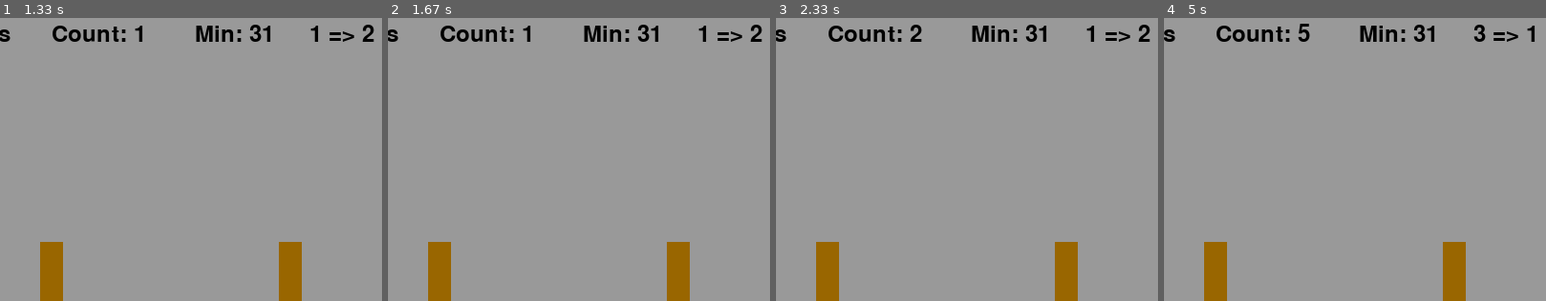
Above: before the commit, frames 1-4 (left to right).
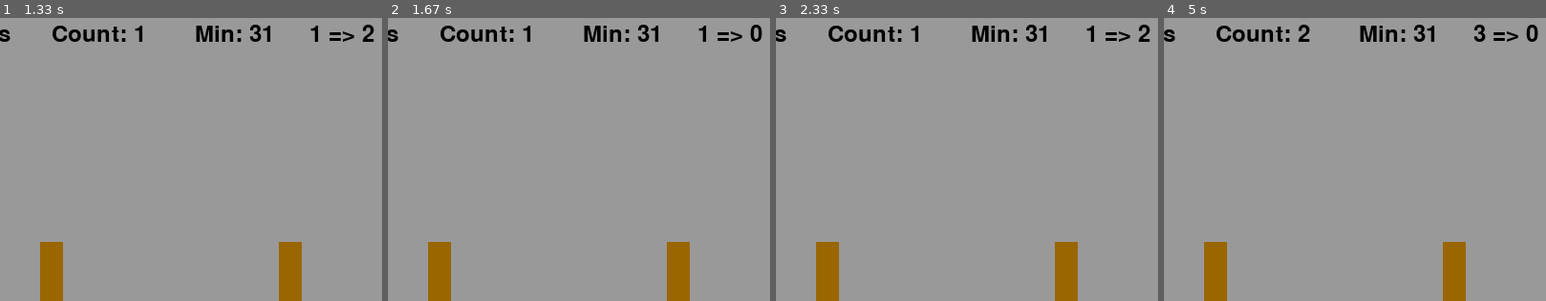
Above: after the commit, the same moments.

Repository: dhrjsfud0522/pygame
Game: pygame game, started from Tower_of_Hanoi.py
The game is run twice, just before and just after one commit, with the same random seed, the same clock (stepped at 60 frames per second) and the same inputs.
Inputs (mouse positions are % of the whole screen's width and height, from its top left):
- Up to frame 1 (1.33 s): hold R 0.33-0.8 s; click (26, 50) at 0.88 s; click (65, 14) at 1.22 s
- Up to frame 2 (1.67 s): click (24, 12) at 1.55 s
- Up to frame 3 (2.33 s): click (45, 76) at 1.88 s; click (88, 88) at 2.22 s
- Up to frame 4 (5 s): click (34, 17) at 2.58 s; click (81, 47) at 3.05 s; click (18, 37) at 3.38 s; click (72, 25) at 3.72 s; click (21, 43) at 4.05 s; click (28, 41) at 4.38 s; click (71, 36) at 4.72 s
The pictures show only the part of the screen within x 12-62%, y 0-50%; the shares and areas given below are measured in that part.

Frame 1 is identical in both runs. In frame 2, less than 0.1% of the frame differs, in the area x 94-98%, y 2-9%; in frame 3, 0.1%; in frame 4, 0.3%, in the area x 35-98%, y 2-9%.

Commit message:
와 살아있는 효원이다

Diff:
--- a/Tower_of_Hanoi.py
+++ b/Tower_of_Hanoi.py
@@ -9,8 +9,6 @@
 BASE = (153, 102, 0)
 BACKGROUND = (153, 153, 153)
 RED = (200, 50, 50)
-BLUE = (50, 50, 200)
-GREEN = (50, 200, 50)
 
 step = 0
 choise = 0
@@ -40,6 +38,7 @@
         if step == 0:
             if len(l1) != 0:
                 choise = n1
+                change = 0
                 step = 1
         else:
             change = n1
@@ -47,19 +46,39 @@
                 if len(l1) == 0:
                     l1.insert(len(l1), l2[-1])
                     del(l2[-1])
+                    count += 1
                 elif l2[-1] > l1[-1]:
                     l1.insert(len(l1), l2[-1])
                     del(l2[-1])
+                    count += 1
             if choise == n3:
                 if len(l1) == 0:
                     l1.insert(len(l1), l3[-1])
                     del(l3[-1])
+                    count += 1
                 elif l3[-1] > l1[-1]:
                     l1.insert(len(l1), l3[-1])
                     del(l3[-1])
+                    count += 1
             step = 0
-            count += 1
+
         return(l1, l2, l3)
+
+time = 0
+end = 0
+
+def game_over(screen):
+    global time
+    screen.fill(BACKGROUND)
+    font = pygame.font.Font(None, 72)
+    surface = font.render("GMAE OVER!", True, (0, 0, 0))
+    screen.blit(surface, (270 ,200))
+    surface = font.render("YOU WIN!", True, (0, 0, 0))
+    screen.blit(surface, (270 ,260))
+    surface = font.render("Time: " + str(time), True, (0, 0, 0))
+    screen.blit(surface, (330 ,320))
+    surface = font.render("Count: " + str(count), True, (0, 0, 0))
+    screen.blit(surface, (330 ,360))
 
 
 
@@ -75,56 +94,74 @@
     global choise
     global change
     global count
+    global time
+    global end
     running = True
+    time_m = 0
     while running:
-        ring = Ring()
-        for event in pygame.event.get():
-            if event.type == pygame.QUIT:
-                running = False
-            elif event.type == pygame.MOUSEBUTTONDOWN and event.button == 1:
-                mouse_x = pygame.mouse.get_pos()[0]
-                if mouse_x <= 270:
-                    s1, s2, s3 = change_ring(s1, s2, s3, 1, 2, 3)
-                elif mouse_x <= 530:
-                    s2, s1, s3 = change_ring(s2, s1, s3, 2, 1, 3)
-                else:
-                    s3, s1, s2 = change_ring(s3, s1, s2, 3, 1, 2)
-        if s3 == [1, 2, 3, 4, 5]:
-            print("clear")
-            print("Time: " + str(time) + "s")
-            print("Count: " + str(count))
-            pygame.quit()
+        if end == 0:
+            ring = Ring()
+            for event in pygame.event.get():
+                if event.type == pygame.QUIT:
+                    running = False
+                elif event.type == pygame.MOUSEBUTTONDOWN and event.button == 1:
+                    mouse_x = pygame.mouse.get_pos()[0]
+                    if mouse_x <= 270:
+                        s1, s2, s3 = change_ring(s1, s2, s3, 1, 2, 3)
+                    elif mouse_x <= 530:
+                        s2, s1, s3 = change_ring(s2, s1, s3, 2, 1, 3)
+                    else:
+                        s3, s1, s2 = change_ring(s3, s1, s2, 3, 1, 2)
 
-        time = (pygame.time.get_ticks()) // 1000
+                elif event.type == pygame.KEYDOWN:
+                    if event.key == pygame.K_r:
+                        s1 = list(range(1, 6))
+                        s2 = []
+                        s3 = []
+                        choise = 0
+                        change = 0
+                        count = 0
+                        time_m += time
 
-        screen.fill(BACKGROUND)
+            if s3 == [1, 2, 3, 4, 5]:
+                end = 1
 
-        font = pygame.font.Font(None, 36)
-        timer_text = "Time: " + str(time) + "s"
-        timer_surface = font.render(timer_text, True, (0, 0, 0))
-        screen.blit(timer_surface, (10 ,10))
+            time = (pygame.time.get_ticks()) // 1000 - time_m
 
-        count_text = "Count: " + str(count)
-        count_surface = font.render(count_text, True, (0, 0, 0))
-        screen.blit(count_surface, (150, 10))
+            screen.fill(BACKGROUND)
 
-        min_text = "Min: " + str(2 ** 5 - 1)
-        min_surface = font.render(min_text, True, (0, 0, 0))
-        screen.blit(min_surface, (300, 10))
+            font = pygame.font.Font(None, 36)
+            timer_text = "Time: " + str(time) + "s"
+            timer_surface = font.render(timer_text, True, (0, 0, 0))
+            screen.blit(timer_surface, (10 ,10))
 
-        change_text = str(choise) + " => " + str(change)
-        change_surface = font.render(change_text, True, (0, 0, 0))
-        screen.blit(change_surface, (420, 10))
+            count_text = "Count: " + str(count)
+            count_surface = font.render(count_text, True, (0, 0, 0))
+            screen.blit(count_surface, (150, 10))
+
+            min_text = "Min: " + str(2 ** 5 - 1)
+            min_surface = font.render(min_text, True, (0, 0, 0))
+            screen.blit(min_surface, (300, 10))
+
+            change_text = str(choise) + " => " + str(change)
+            change_surface = font.render(change_text, True, (0, 0, 0))
+            screen.blit(change_surface, (420, 10))
 
 
-        pygame.draw.rect(screen, BASE, [0, 500, 800, 600], 0)
-        pygame.draw.rect(screen, BASE, [138, 240, 24, 300], 0)
-        pygame.draw.rect(screen, BASE, [388, 240, 24, 300], 0)
-        pygame.draw.rect(screen, BASE, [638, 240, 24, 300], 0)
-        ring.draw(s1, screen, 1)
-        ring.draw(s2, screen, 2)
-        ring.draw(s3, screen, 3)
-
+            pygame.draw.rect(screen, BASE, [0, 500, 800, 600], 0)
+            pygame.draw.rect(screen, BASE, [138, 240, 24, 300], 0)
+            pygame.draw.rect(screen, BASE, [388, 240, 24, 300], 0)
+            pygame.draw.rect(screen, BASE, [638, 240, 24, 300], 0)
+            ring.draw(s1, screen, 1)
+            ring.draw(s2, screen, 2)
+            ring.draw(s3, screen, 3)
+            pygame.display.flip()
+            clock.tick(60)
+        else:
+            game_over(screen)
+            for event in pygame.event.get():
+                if event.type == pygame.QUIT:
+                    running = False
         pygame.display.flip()
         clock.tick(60)
     pygame.quit()
